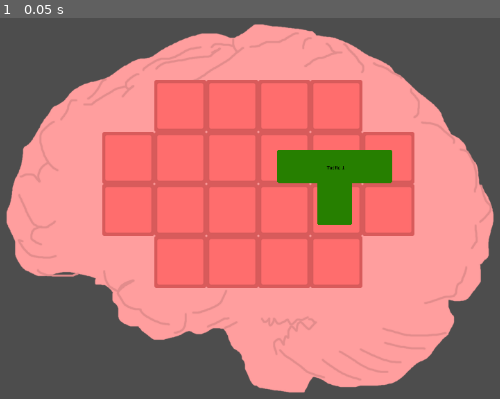
Above: before the commit, frame 1.
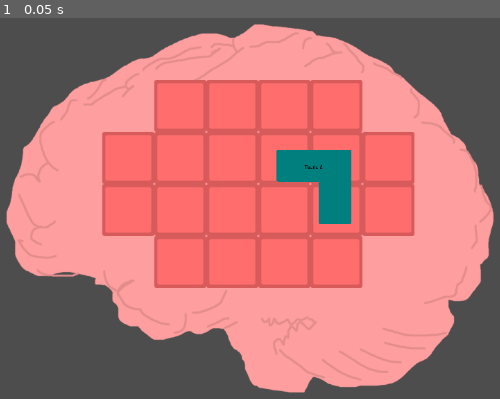
Above: after the commit, the same moment.

Repository: hulien22/ldjam54
Game: Godot game, scene res://scenes/test.tscn
Same seed, same stepped clock (60 frames per second), same inputs: the game is played once before the commit and once after it. The project has no main scene, so this scene is started directly.
Inputs:
- Up to frame 1 (0.05 s): no input

The runs differ from the first frame. In frame 1, 2.8% of the frame differs, in the area x 55-79%, y 34-55%.

Commit message:
drag and drop wip

Diff:
--- a/scenes/Brain.gd
+++ b/scenes/Brain.gd
@@ -5,16 +5,54 @@
 
 
 var memories=[]
-
-
+var memory_held=null
+var memory_offset=Vector2()
+var last_position = Vector2()
 
 func _ready():
-	var coreMem = Tile.instantiate()
-	coreMem.init("tactic-1",Globals.L,Vector2(0,0),0)
-	coreMem.set_global_position(Vector2(250,100))
-	add_child(coreMem)
+	var core_mem = Tile.instantiate()
+	core_mem.init("tactic-2",Globals.L,Vector2(0,0),0)
+	core_mem.set_global_position(Vector2(250,100))
+	memories.append(core_mem)
+	add_child(core_mem)
 
 
 # Called every frame. 'delta' is the elapsed time since the previous frame.
 func _process(delta):
+	var cursor_pos = get_global_mouse_position()
+	if Input.is_action_just_pressed("inv_grab"):
+		grab(cursor_pos)
+	if Input.is_action_just_released("inv_grab"):
+		release(cursor_pos)
+	if memory_held != null:
+		memory_held.rect_global_position = cursor_pos + memory_offset
+
+func grab(cursor_pos):
+	memory_held = get_memory_under_pos(cursor_pos)
+	if memory_held != null:
+		# or last_position = cursor_pos
+		last_position = memory_held.rect_global_position
+		memory_offset = memory_held.rect_global_position - cursor_pos
+		move_child(memory_held, get_child_count())
+
+func get_memory_under_pos(pos):
+	for memory in memories:
+		if memory.get_global_rect().has_point(pos):
+			return memory
+	return null
+
+func release(cursor_pos):
+	if memory_held == null:
+		return
+	elif !insert_memory(memory_held):
+		#return memory to last position
+		memory_held.rect_global_position = last_position
+		memory_held = null
+	else:
+		memory_held= null
+
+func insert_memory(memory):
 	pass
+
+func add_memory():
+	pass
